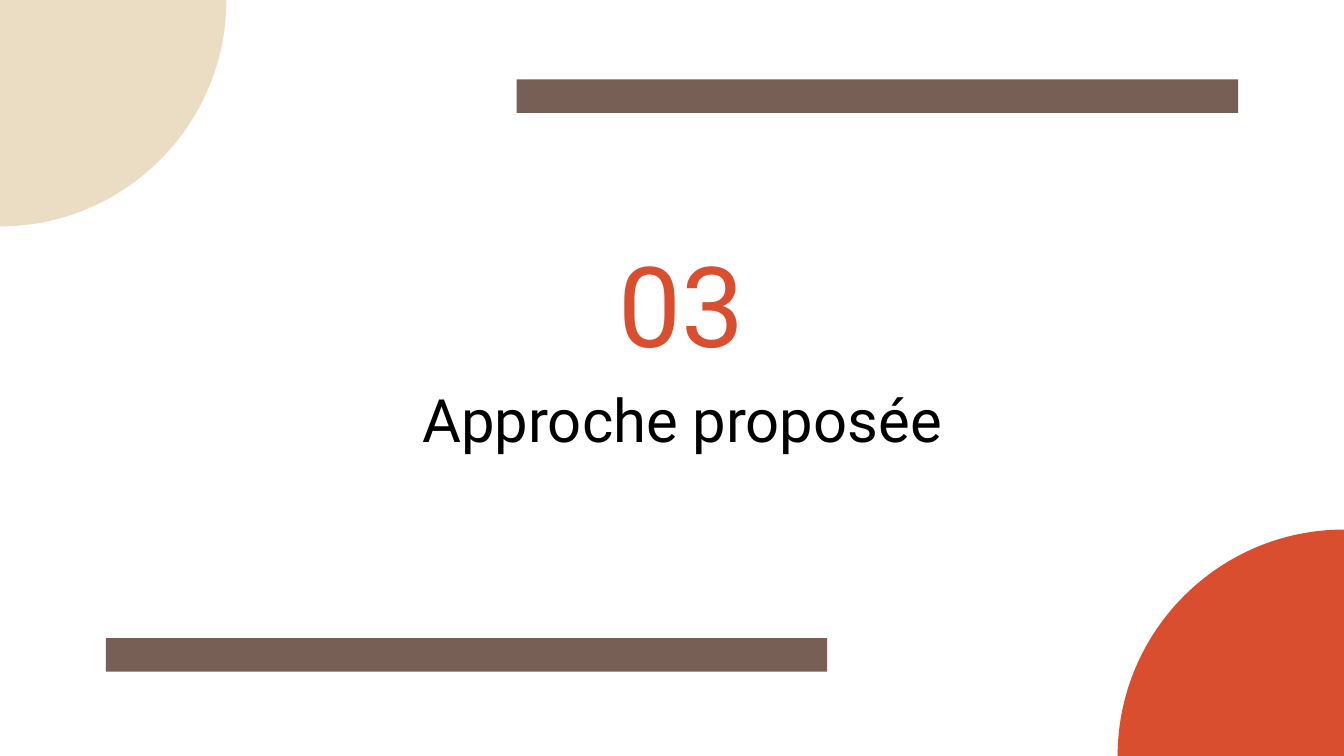
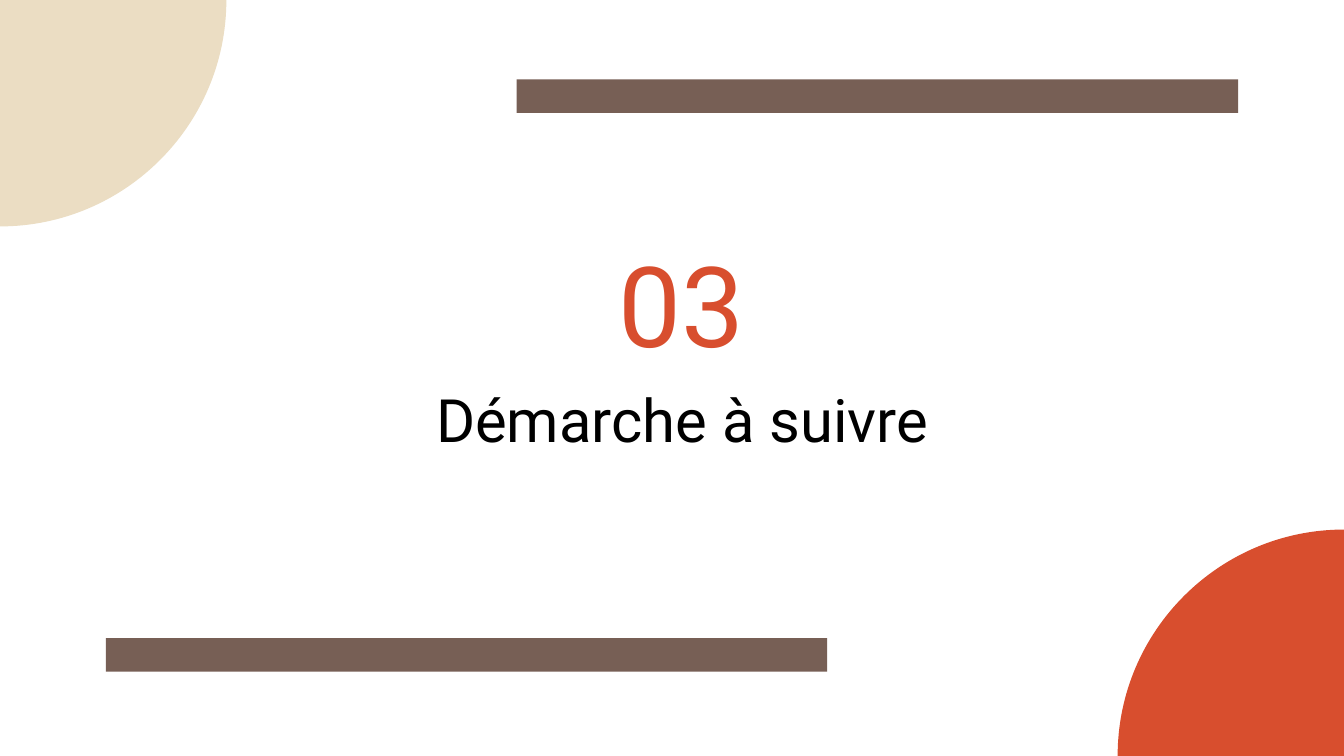
Before and after one commit to Yanis540/PSTL-M1, a slide deck: slide 15 of énoncé/Présentation_Finale.pptx (slide 14 before the commit). Drawn at 1344x756 pixels with LibreOffice and Linux fonts; fonts in the diff are those of the drawing. Boxes give left, top, right and bottom in pixels: in the first picture for what was removed or moved away, otherwise in the second. Text is boxed around its words. In the diff, an @@ line names an element or a change of style, - is before the commit and + after.

```diff
--- a/énoncé/Présentation_Finale.pptx
+++ b/énoncé/Présentation_Finale.pptx
@@ title at <box>436,397,928,443</box>: text changed @@
-Approche proposée
+Démarche à suivre
```
Also in this commit, not shown: 7 other slides changed, 18 slides added, 7 slides removed.
